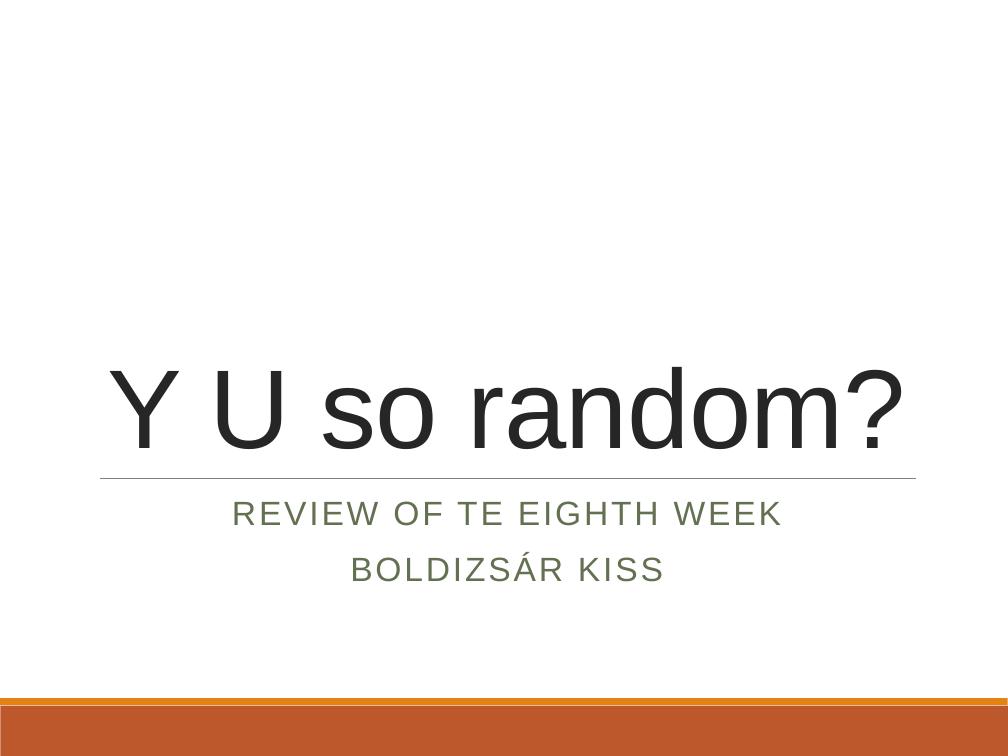
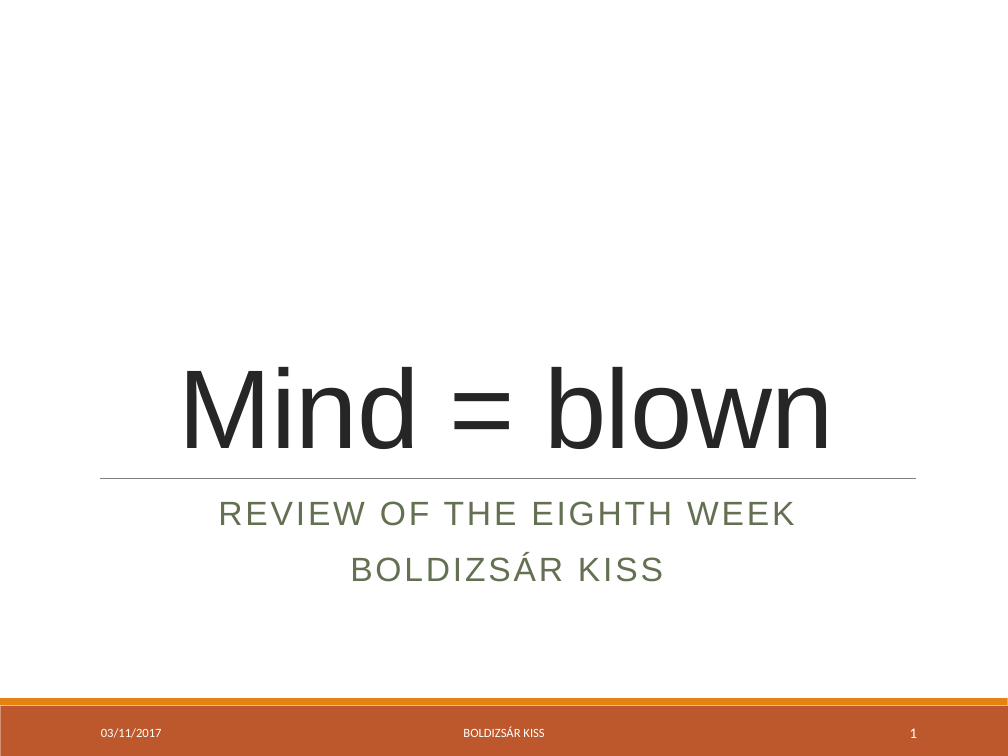
Before and after one commit to green-fox-academy/bpo106, a slide deck: slide 1 of week08/day05/demo/ppt-w08.pptx. Drawn at 1008x756 pixels with LibreOffice and Linux fonts; fonts in the diff are those of the drawing. Boxes give left, top, right and bottom in pixels: in the first picture for what was removed or moved away, otherwise in the second. Text is boxed around its words. In the diff, an @@ line names an element or a change of style, - is before the commit and + after.

Commit message:
Random commit

```diff
--- a/week08/day05/demo/ppt-w08.pptx
+++ b/week08/day05/demo/ppt-w08.pptx
@@ title at (179,367,834,449): text changed @@
-Y U so random?
+Mind = blown
@@ subtitle at (218,501,794,526): text changed @@
-REVIEW OF TE EIGHTH WEEK
+REVIEW OF THE EIGHTH WEEK
@@ text added at (101,728,162,738), 9 pt, text #FFFFFF @@
+03/11/2017
@@ text added at (463,726,544,737), 9 pt, text #FFFFFF @@
+BOLDIZSÁR KISS
@@ page number added at (910,728,917,738), 10.5 pt, text #FFFFFF @@
+1
```
Also in this commit, not shown: 7 slides added, 2 slides removed, 3 other files.
